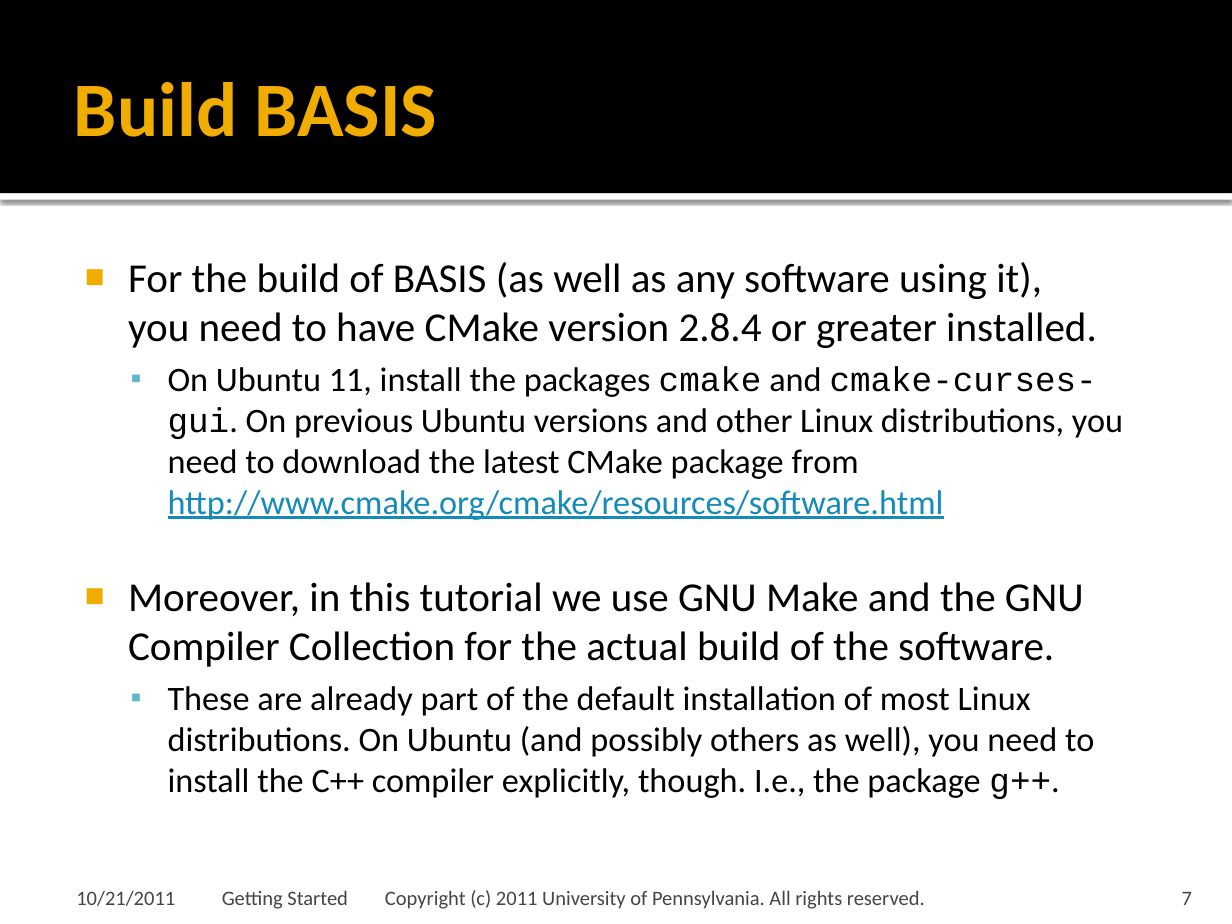
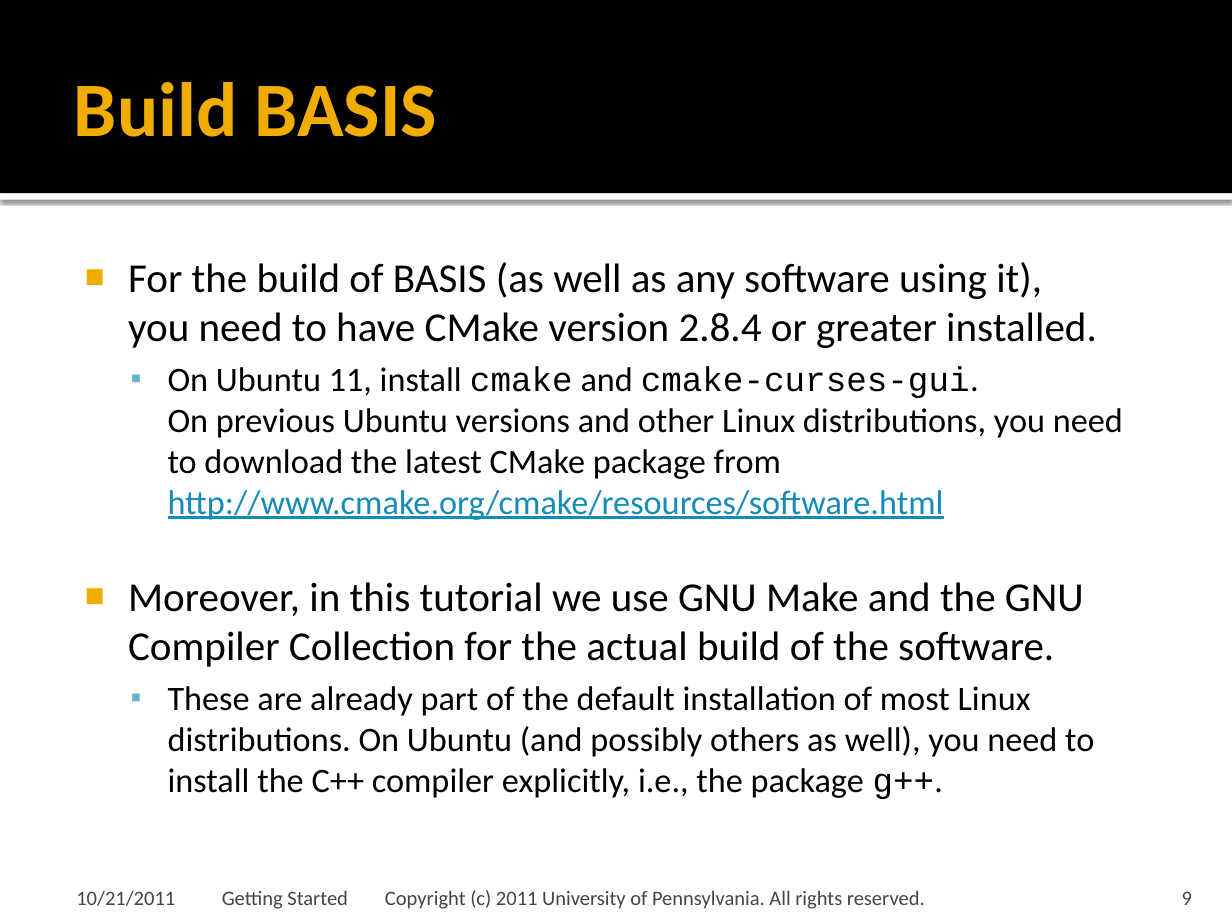
Before and after one commit to cmake-basis/legacy, a slide deck: slide 9 of doc/tutorials/02 Getting Started.pptx (slide 7 before the commit). Drawn at 1232x924 pixels with LibreOffice and Linux fonts; fonts in the diff are those of the drawing; background and template pictures are left out. Boxes give left, top, right and bottom in pixels: in the first picture for what was removed or moved away, otherwise in the second. Text is boxed around its words. In the diff, an @@ line names an element or a change of style, - is before the commit and + after.

```diff
--- a/doc/tutorials/02 Getting Started.pptx
+++ b/doc/tutorials/02 Getting Started.pptx
@@ text at (168,366,1123,520): text changed @@
-  ▪ On Ubuntu 11, install the packages cmake and cmake-curses-gui. On previous Ubuntu versions and other Linux distributions, you need to download the latest CMake package from http://www.cmake.org/cmake/resources/software.html
+  ▪ On Ubuntu 11, install cmake and cmake-curses-gui.
+    On previous Ubuntu versions and other Linux distributions, you need to download the latest CMake package from http://www.cmake.org/cmake/resources/software.html
@@ text at (168,686,1094,799): text changed @@
-  ▪ These are already part of the default installation of most Linux distributions. On Ubuntu (and possibly others as well), you need to install the C++ compiler explicitly, though. I.e., the package g++.
+  ▪ These are already part of the default installation of most Linux distributions. On Ubuntu (and possibly others as well), you need to install the C++ compiler explicitly, i.e., the package g++.
@@ page number at (1182,891,1192,905): text changed @@
-7
+9
```
Also in this commit, not shown: 24 other slides changed, 15 slides added.
